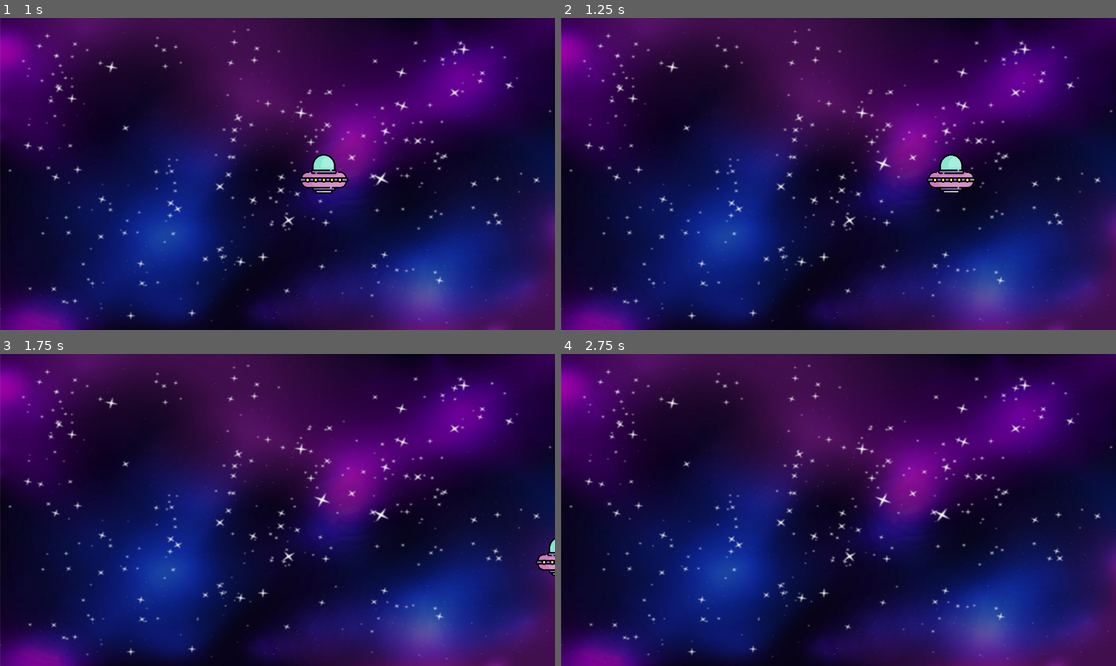
Above: before the commit, frames 1-4 (two rows, left to right).
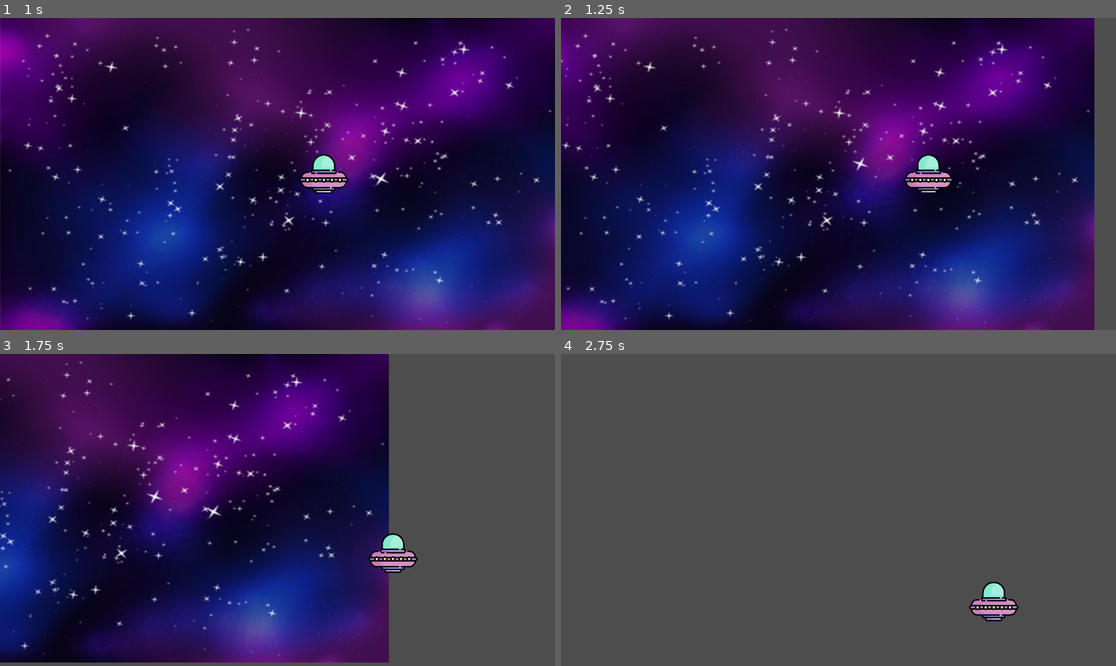
Above: after the commit, the same moments.

Repository: ben-miles/gamedevspeedysaucer
Game: Godot game, scene res://level_1.tscn
The game is run twice, just before and just after one commit, with the same random seed, the same clock (stepped at 60 frames per second) and the same inputs.
Inputs:
- Up to frame 1 (1 s): tap Enter at 0.5 s; hold Right (move_right) from 0.53 s (still down)
- Up to frame 2 (1.25 s): keep holding Right (move_right)
- Up to frame 3 (1.75 s): release Right (move_right) at 1.28 s; hold Down (move_down) from 1.28 s (still down)
- Up to frame 4 (2.75 s): release Down (move_down) at 2.03 s; hold Right (move_right) from 2.03 s (still down)

Frame 1 is identical in both runs. In frame 2, 27% of the frame differs, in the area x 0-100%, y 0-100%; in frame 3, 79%; in frame 4, 100%.

Commit message:
Add Camera

Diff:
--- a/player.tscn
+++ b/player.tscn
@@ -17,3 +17,8 @@
 [node name="Sprite2D" type="Sprite2D" parent="."]
 scale = Vector2(0.2, 0.2)
 texture = ExtResource("1_d67fp")
+
+[node name="Camera2D" type="Camera2D" parent="."]
+position_smoothing_enabled = true
+drag_horizontal_enabled = true
+drag_vertical_enabled = true
